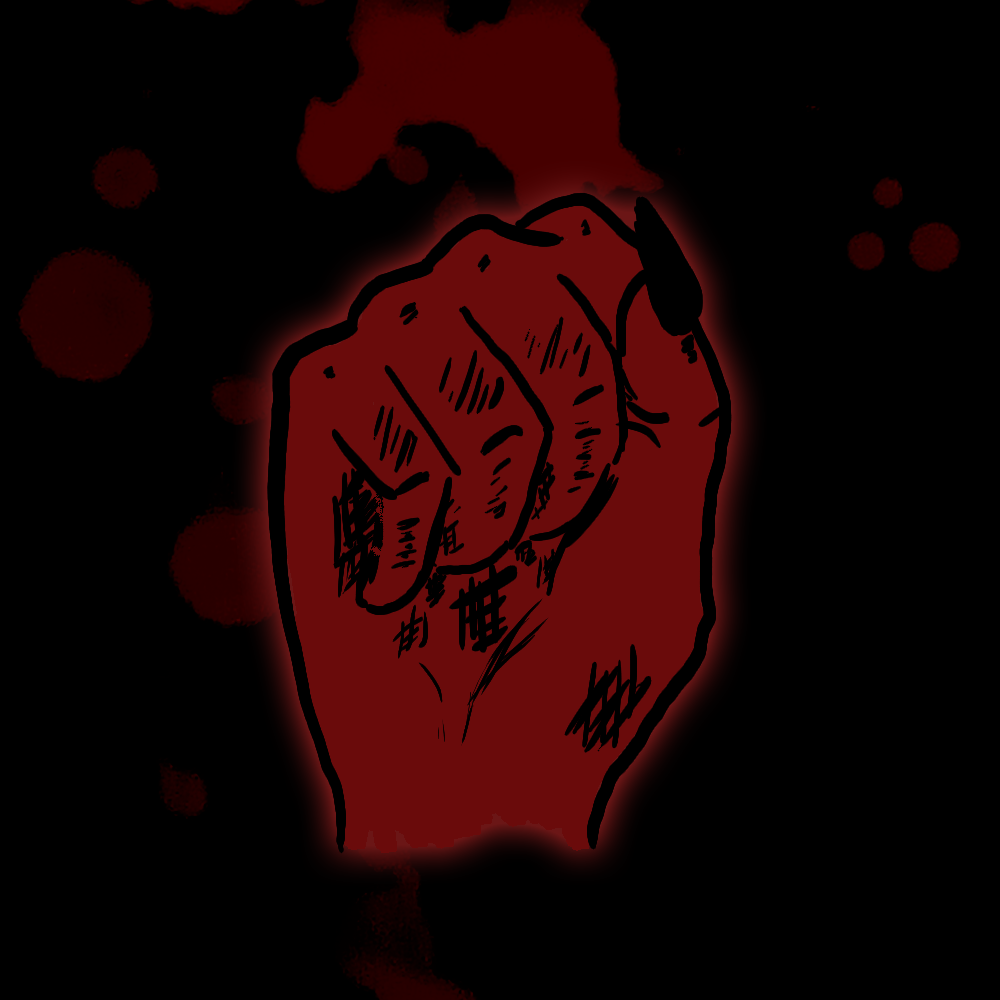
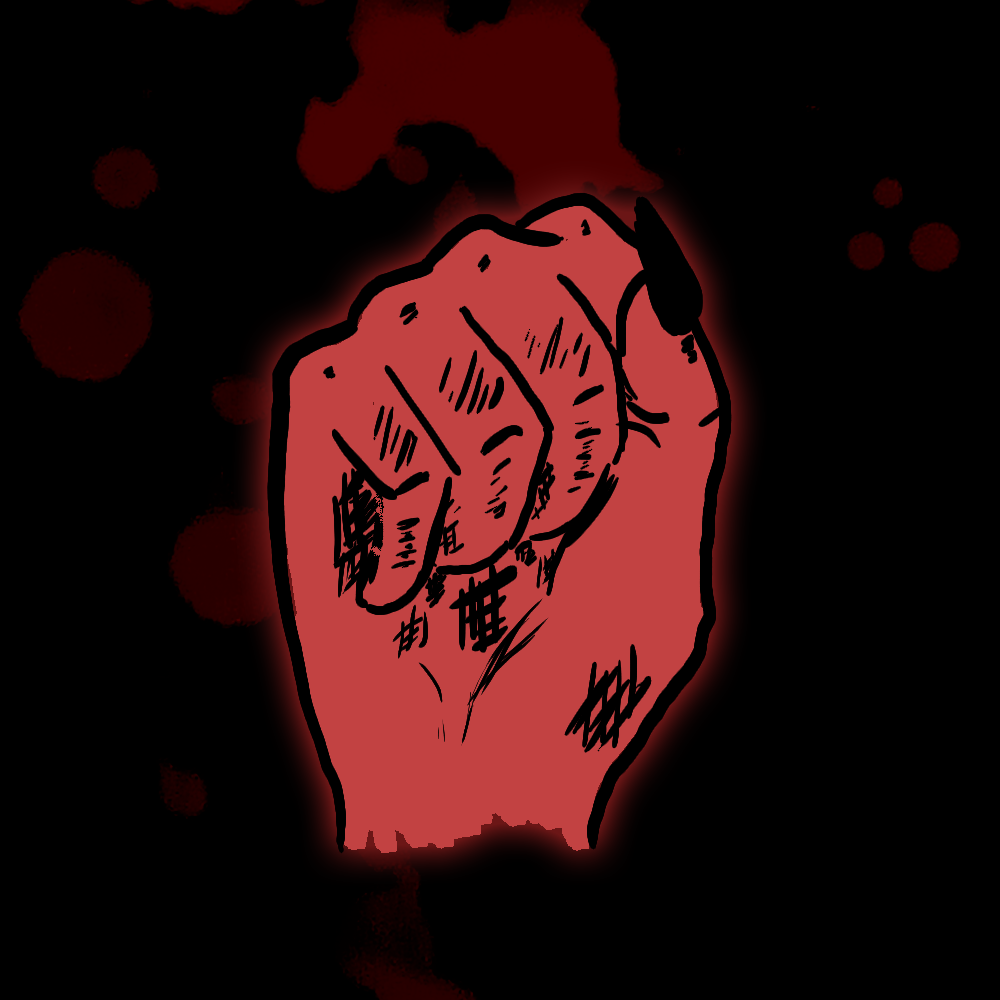
The second 1000x1000 image is a revision of the first. Changes to its layers:
painted on "Layer 5" over <box>284,205,720,853</box>
